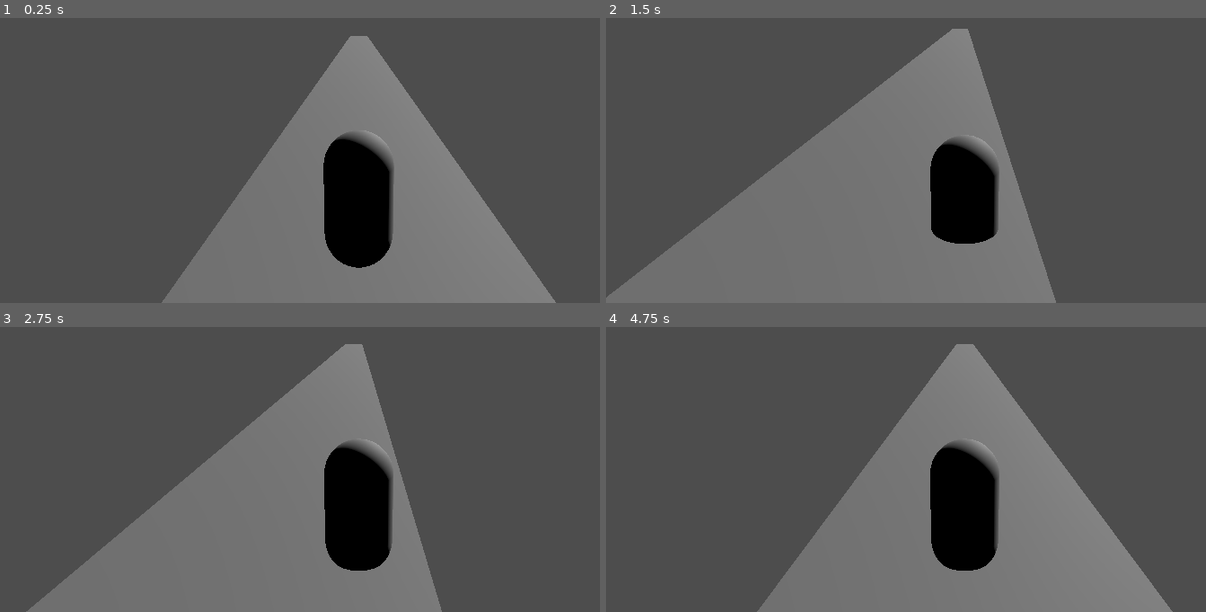
Above: before the commit, frames 1-4 (two rows, left to right).
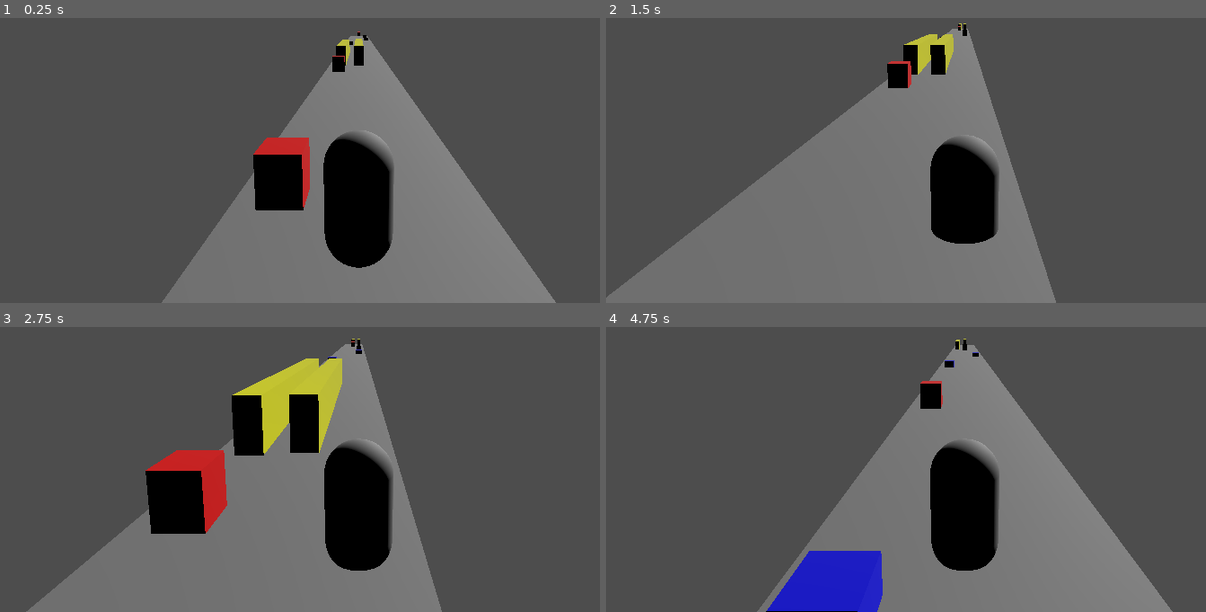
Above: after the commit, the same moments.

Repository: romanarmaan86-glitch/Manda-Run
Game: Godot game, scene res://Main.tscn
The game is run twice, just before and just after one commit, with the same random seed, the same clock (stepped at 60 frames per second) and the same inputs.
Inputs:
- Up to frame 1 (0.25 s): no input
- Up to frame 2 (1.5 s): hold Right (ui_right) 0.53-1.28 s; hold Down (ui_down) from 1.28 s (still down)
- Up to frame 3 (2.75 s): release Down (ui_down) at 2.03 s; hold Right (ui_right) from 2.03 s (still down)
- Up to frame 4 (4.75 s): release Right (ui_right) at 2.78 s; hold Up (ui_up) 2.78-3.53 s; hold Left (ui_left) from 3.53 s (still down)

The runs differ from the first frame. In frame 1, 2.7% of the frame differs, in the area x 42-62%, y 4-68%; in frame 2, 1.3%; in frame 3, 8.1%, in the area x 24-61%, y 4-73%; in frame 4, 3.8%.

Commit message:
obstacles array

Diff:
--- a/manda-run/Main.tscn
+++ b/manda-run/Main.tscn
@@ -23,6 +23,7 @@
 [node name="obstaclespawner" type="Node3D" parent="World3D"]
 script = ExtResource("2_uu6xs")
 obstacle_scene = ExtResource("5_fos0i")
+spawn_chance = 1.0
 
 [node name="Camera3D" type="Camera3D" parent="World3D"]
 transform = Transform3D(-2.1706747e-07, 0.25881907, -0.9659258, 1.1313334e-08, 0.9659259, 0.25881907, 1, 4.5253362e-08, -2.1259919e-07, -2.8507843, 2.5875745, 0)
--- a/manda-run/obstacle.gd
+++ b/manda-run/obstacle.gd
@@ -1,19 +1,20 @@
+# obstacle.gd (FULL - No changes, full for completeness)
 extends Node3D
 
 enum ObstacleType {
-	JUMP_OVER,   # 0
-	SLIDE_UNDER, # 1
-	EVADE,       # 2
-	JUMP_AND_SLIDE # 3 (rare, ignore for now)
+	JUMP_OVER,    # 0
+	SLIDE_UNDER,  # 1
+	EVADE,        # 2
+	JUMP_AND_SLIDE # 3 (not used)
 }
 
-@export var obstacle_type : ObstacleType = ObstacleType.JUMP_OVER
+@export var obstacle_type: ObstacleType = ObstacleType.JUMP_OVER
 
-func _on_area_3d_body_entered(body):
-	if body.has_method("hit_obstacle"):  # Better than name check!
+func _on_area_3d_body_entered(body: Node3D) -> void:
+	if body.has_method("hit_obstacle"):
 		check_player_action(body)
 
-func check_player_action(player):
+func check_player_action(player) -> void:
 	match obstacle_type:
 		ObstacleType.JUMP_OVER:
 			if player.is_on_floor():
@@ -22,8 +23,7 @@
 			if not player.is_sliding:
 				player.hit_obstacle()
 		ObstacleType.EVADE:
-			# Narrow Z + random lane = auto-hit only if same lane!
-			player.hit_obstacle()
+			player.hit_obstacle()  # Hit if overlapped (same lane)
 		ObstacleType.JUMP_AND_SLIDE:
 			if not (player.is_sliding and not player.is_on_floor()):
 				player.hit_obstacle()
--- a/manda-run/obstacle.tscn
+++ b/manda-run/obstacle.tscn
@@ -1,6 +1,8 @@
-[gd_scene load_steps=3 format=3 uid="uid://ha4tnus5iqr7"]
+[gd_scene load_steps=4 format=3 uid="uid://ha4tnus5iqr7"]
 
 [ext_resource type="Script" uid="uid://dmcypki8njan6" path="res://obstacle.gd" id="1_sl1jc"]
+
+[sub_resource type="BoxMesh" id="BoxMesh_sl1jc"]
 
 [sub_resource type="BoxShape3D" id="BoxShape3D_aubd6"]
 
@@ -9,6 +11,7 @@
 
 [node name="MeshInstance3D" type="MeshInstance3D" parent="."]
 transform = Transform3D(2, 0, 0, 0, 2, 0, 0, 0, 2, 0, 0, 0)
+mesh = SubResource("BoxMesh_sl1jc")
 
 [node name="Area3D" type="Area3D" parent="."]
 
--- a/manda-run/obstaclespawner.gd
+++ b/manda-run/obstaclespawner.gd
@@ -1,76 +1,140 @@
 extends Node3D
 
-const LANES = [-1.5, 0.0, 1.5]
+const LANES := [-1.5, 0.0, 1.5]
+const LANE_INDICES := [0, 1, 2]
 
-# Smaller/quick for jump/slide, LONG for EVADE (almost full 20u platform!)
-const JUMP_OVER_SIZE = Vector3(1.2, 1.1, 0.9)
-const SLIDE_UNDER_SIZE = Vector3(1.2, 0.6, 0.9)
-const EVADE_SIZE = Vector3(18.0, 1.65, 0.8)  # WALL spanning platform!
+const JUMP_OVER_SIZE   := Vector3(1.2, 1.1, 0.9)
+const SLIDE_UNDER_SIZE := Vector3(1.2, 0.6, 0.9)
+const EVADE_SIZE       := Vector3(17.0, 1.65, 0.8)
 
 @export var obstacle_scene: PackedScene
-@export var spawn_chance := 0.5
-@export var combo_chance := 0.75  # 75% for evade next to jump/slide
+@export var spawn_chance: float = 0.6
 
-func spawn_obstacle(platform):
+# Patterns: Array of arrays → use plain Array to avoid strict subtype issues
+var patterns: Array = [
+# Empty (breathing room)
+	[],
+
+	# Single barriers (jump/slide/evade)
+	[[0, 0]], [[0, 1]], [[0, 2]],  # Jump barriers (tall)
+	[[1, 0]], [[1, 1]], [[1, 2]],  # Slide barriers (low)
+	[[2, 0]], [[2, 1]], [[2, 2]],  # Trains/evade blockers
+
+	# Double trains (evades) - MOST COMMON IN SUBWAY (sides safe middle, or side+middle safe opposite)
+	[[2, 0], [2, 2]],  # Trains left+right (safe middle) - CLASSIC
+	[[2, 0], [2, 1]],  # Trains left+middle (safe right)
+	[[2, 1], [2, 2]],  # Trains middle+right (safe left)
+
+
+
+	# === NEW: TRAIN + JUMP/SLIDE + TRAIN (TRIPLE PATTERNS) ===
+	# Safe middle: trains sides + jump/slide middle
+	[[2, 0], [0, 1], [2, 2]],  # train left + JUMP middle + train right
+	[[2, 0], [1, 1], [2, 2]],  # train left + SLIDE middle + train right
+
+	# Safe left: trains middle/right + jump/slide left
+	[[2, 1], [0, 0], [2, 2]],  # train middle + JUMP left + train right
+	[[2, 1], [1, 0], [2, 2]],  # train middle + SLIDE left + train right
+
+	# Safe right: trains left/middle + jump/slide right
+	[[2, 0], [0, 2], [2, 1]],  # train left + JUMP right + train middle
+	[[2, 0], [1, 2], [2, 1]],  # train left + SLIDE right + train middle
+
+	# Extra variants (shuffled order for variety, validation handles)
+	[[2, 2], [0, 1], [2, 0]],  # train right + JUMP middle + train left (same as first, reversed)
+	[[2, 2], [1, 1], [2, 0]],  # train right + SLIDE middle + train left
+]
+
+var prev_safe_lanes: Array = LANE_INDICES.duplicate()
+
+func spawn_obstacle(platform: Node3D) -> void:
 	if randf() > spawn_chance:
+		prev_safe_lanes = LANE_INDICES.duplicate()
 		return
 
-	# Primary obstacle
-	var type = randi() % 3  # 0=jump, 1=slide, 2=evade
-	var lane_index = randi() % 3
-	var lane_z = LANES[lane_index]
-	var x_offset = randf_range(4.0, 12.0)  # Reaction time
+	var valid_patterns: Array = []
+	for pattern in patterns:
+		if is_valid_pattern(pattern):
+			valid_patterns.append(pattern)
 
-	spawn_helper(platform, type, lane_z, x_offset)
+	if valid_patterns.is_empty():
+		printerr("No valid patterns found – using empty")
+		prev_safe_lanes = LANE_INDICES.duplicate()
+		return
 
-	# 🔥 75% COMBO: Add EVADE "next to" (different lane) for jump/slide!
-	if type < 2 and randf() < combo_chance:  # Only for jump(0)/slide(1)
-		var other_lanes = [0, 1, 2]
-		other_lanes.erase(lane_index)
-		var other_index = other_lanes[randi() % other_lanes.size()]
-		var other_z = LANES[other_index]
-		var other_x = x_offset + randf_range(-1.0, 3.0)  # Slightly offset "next to"
-		spawn_helper(platform, 2, other_z, other_x)  # EVADE wall!
+	var chosen: Array = valid_patterns[randi() % valid_patterns.size()]
+	instantiate_pattern(platform, chosen)
 
-func spawn_helper(platform, type: int, lane_z: float, x_offset: float):
-	var obstacle = obstacle_scene.instantiate() as Node3D
+	# Update safe lanes for next validation
+	prev_safe_lanes.clear()
+	for i in LANE_INDICES:
+		var blocked := false
+		for obs in chosen:
+			if obs[1] == i:
+				blocked = true
+				break
+		if not blocked:
+			prev_safe_lanes.append(i)
 
-	# Set type (for obstacle.gd logic)
-	obstacle.obstacle_type = type  # 0=JUMP_OVER, 1=SLIDE_UNDER, 2=EVADE
+func is_valid_pattern(pattern: Array) -> bool:
+	var this_safe: Array = []
+	for i in LANE_INDICES:
+		var blocked := false
+		for obs in pattern:
+			if obs[1] == i:
+				blocked = true
+				break
+		if not blocked:
+			this_safe.append(i)
 
-	# Size
+	for safe_prev in prev_safe_lanes:
+		if this_safe.has(safe_prev):
+			return true
+	return false
+
+func instantiate_pattern(platform: Node3D, pattern: Array) -> void:
+	for obs_data in pattern:
+		var type_idx: int = obs_data[0]
+		var lane_idx: int = obs_data[1]
+		var lane_z: float = LANES[lane_idx]
+		var x_offset: float = 1.0 + randf_range(0.0, 2.0) if type_idx == 2 else randf_range(4.0, 12.0)
+		spawn_helper(platform, type_idx, lane_z, x_offset)
+
+	print("Pattern: ", pattern, " | Next safe lanes: ", prev_safe_lanes)
+
+func spawn_helper(platform: Node3D, type_idx: int, lane_z: float, x_offset: float) -> void:
+	var obstacle := obstacle_scene.instantiate() as Node3D
+	if obstacle == null:
+		return
+
+	obstacle.obstacle_type = type_idx
+
 	var mesh_size: Vector3
-	match type:
-		0:
-			mesh_size = JUMP_OVER_SIZE
-		1:
-			mesh_size = SLIDE_UNDER_SIZE
-		2:
-			mesh_size = EVADE_SIZE
+	match type_idx:
+		0: mesh_size = JUMP_OVER_SIZE
+		1: mesh_size = SLIDE_UNDER_SIZE
+		2: mesh_size = EVADE_SIZE
+		_: mesh_size = Vector3.ONE
 
-	# Local position on PLATFORM
 	obstacle.position = Vector3(x_offset, mesh_size.y / 2.0 + 0.01, lane_z)
 
-	# Mesh: Reset & size + COLOR!
-	var mesh = obstacle.get_node("MeshInstance3D")
+	var mesh := obstacle.get_node_or_null("MeshInstance3D") as MeshInstance3D
 	if mesh:
 		mesh.mesh = BoxMesh.new()
 		mesh.mesh.size = mesh_size
 		mesh.scale = Vector3.ONE
-		var mat = StandardMaterial3D.new()
-		match type:
+		var mat := StandardMaterial3D.new()
+		match type_idx:
 			0: mat.albedo_color = Color.RED
 			1: mat.albedo_color = Color.BLUE
 			2: mat.albedo_color = Color.YELLOW
 		mesh.material_override = mat
 
-	# Area3D detect box (slightly larger)
-	var area_coll = obstacle.get_node("Area3D/CollisionShape3D")
+	var area_coll := obstacle.get_node_or_null("Area3D/CollisionShape3D") as CollisionShape3D
 	if area_coll:
-		var box = BoxShape3D.new()
-		box.size = mesh_size * 1.05
+		var box := BoxShape3D.new()
+		box.size = mesh_size
 		area_coll.shape = box
+		area_coll.scale = Vector3.ONE
 
-	# Reparent: MOVES with platform!
 	platform.add_child(obstacle)
-	print("Obs: Type", type, "at x:", x_offset, "z:", lane_z)
--- a/manda-run/platformspawner.gd
+++ b/manda-run/platformspawner.gd
@@ -1,3 +1,4 @@
+# platformspawner.gd (FULL - No changes, but full for completeness)
 extends Node3D
 
 const PLATFORM_COUNT := 7
@@ -7,37 +8,44 @@
 
 @export var platform_scene: PackedScene
 
-var platforms: Array = []
+var platforms: Array[Node3D] = []
 
-func _ready():
+func _ready() -> void:
 	for i in PLATFORM_COUNT:
 		spawn_platform(i)
 
-func _physics_process(delta):
+func _physics_process(delta: float) -> void:
 	for platform in platforms.duplicate():
-		if platform:
-			platform.position.x -= MOVE_SPEED * delta
-			if platform.position.x < DELETE_X:
-				platform.queue_free()
-				platforms.erase(platform)
-				spawn_platform()
+		if platform == null or not is_instance_valid(platform):
+			platforms.erase(platform)
+			continue
 
-func spawn_platform(index := -1):
-	var new_platform = platform_scene.instantiate()
+		platform.position.x -= MOVE_SPEED * delta
 
-	var last_x = 0.0
+		if platform.position.x < DELETE_X:
+			platform.queue_free()
+			platforms.erase(platform)
+			spawn_platform()
+
+func spawn_platform(index: int = -1) -> void:
+	var new_platform = platform_scene.instantiate() as Node3D
+	if new_platform == null:
+		printerr("Failed to instantiate platform_scene!")
+		return
+
+	var last_x := 0.0
 	if platforms.size() > 0:
-		last_x = platforms[-1].position.x + PLATFORM_LENGTH
+		last_x = platforms.back().position.x + PLATFORM_LENGTH
 	elif index >= 0:
 		last_x = index * PLATFORM_LENGTH
-	else:
-		last_x = 0.0
 
 	new_platform.position = Vector3(last_x, 0, 0)
 	add_child(new_platform)
 	platforms.append(new_platform)
 
-	# 🔥 CALL OBSTACLE SPWNER (remove your old spawn_obstacle func entirely!)
-	var obs_spawner = get_parent().get_node("ObstacleSpawner")
+	var obs_spawner = get_parent().get_node_or_null("obstaclespawner")
 	if obs_spawner:
 		obs_spawner.spawn_obstacle(new_platform)
+		print("Platform created at x = ", last_x, " – requested obstacle spawn")
+	else:
+		printerr("obstaclespawner node not found! Check scene tree naming.")
--- a/manda-run/player.gd
+++ b/manda-run/player.gd
@@ -2,9 +2,6 @@
 
 signal died
 
-# ────────────────────────────────────────
-# CONFIGURATION
-# ────────────────────────────────────────
 const LANES = [-1.5, 0.0, 1.5]
 
 const JUMP_VELOCITY     = 6.0
@@ -15,60 +12,53 @@
 const NORMAL_HEIGHT     = 1.6
 const SLIDE_HEIGHT      = 0.8
 
-const LANE_LERP_SPEED   = 12.0      # how fast we slide between lanes
+const LANE_LERP_SPEED   = 18.0      # ← increased from 12 → much faster lane changes
 
 const DEATH_Y           = -10.0
 
-# ────────────────────────────────────────
-# STATE
-# ────────────────────────────────────────
-var current_lane : int = 1          # 0 = left, 1 = center, 2 = right
+var current_lane : int = 1
 var is_sliding   : bool = false
 var slide_timer  : float = 0.0
 var dead         : bool = false
 
 @onready var collider : CollisionShape3D = $CollisionShape3D
 
-# ────────────────────────────────────────
 func _ready() -> void:
 	position.z = LANES[current_lane]
 
-# ────────────────────────────────────────
 func _physics_process(delta: float) -> void:
 	if dead:
 		velocity = Vector3.ZERO
 		return
 
-	# ─── Gravity ────────────────────────────────────────
+	# Gravity
 	if not is_on_floor():
 		velocity.y -= GRAVITY * delta
 
-	# ─── Faster fall when sliding in air ────────────────
+	# Faster fall when sliding in air
 	if is_sliding and not is_on_floor() and velocity.y < 0:
 		velocity.y = -AIR_SLIDE_FALL_SPEED
 
-	# ─── Smooth lane movement ───────────────────────────
+	# Smooth lane movement – now very responsive
 	var target_z = LANES[current_lane]
 	position.z = lerp(position.z, target_z, LANE_LERP_SPEED * delta)
 
-	# ─── Jump ───────────────────────────────────────────
+	# Jump
 	if Input.is_action_just_pressed("ui_up") and is_on_floor() and not is_sliding:
 		velocity.y = JUMP_VELOCITY
 
-	# ─── Slide timer & end condition ────────────────────
+	# Slide timer
 	if is_sliding:
 		slide_timer -= delta
 		if slide_timer <= 0:
 			end_slide()
 
-	# ─── Apply movement ─────────────────────────────────
 	move_and_slide()
 
-	# ─── Fall death ─────────────────────────────────────
+	# Fall death
 	if global_position.y < DEATH_Y:
 		hit_obstacle()
 
-# ────────────────────────────────────────
 func _input(event: InputEvent) -> void:
 	if dead:
 		return
@@ -80,7 +70,6 @@
 	elif event.is_action_pressed("ui_down"):
 		start_slide()
 
-# ────────────────────────────────────────
 func move_left() -> void:
 	if is_sliding:
 		end_slide()
@@ -91,7 +80,6 @@
 		end_slide()
 	current_lane = min(current_lane + 1, LANES.size() - 1)
 
-# ────────────────────────────────────────
 func start_slide() -> void:
 	if is_sliding or not is_on_floor() or dead:
 		return
@@ -112,12 +100,9 @@
 		var tween = create_tween().set_trans(Tween.TRANS_SINE)
 		tween.tween_property(shape, "height", NORMAL_HEIGHT, 0.15)
 
-# ────────────────────────────────────────
 func hit_obstacle() -> void:
 	if dead:
 		return
-
 	dead = true
 	died.emit()
 	print("Player died! (obstacle / fall)")
-	# You can also add particles, sound, animation freeze, etc. here
